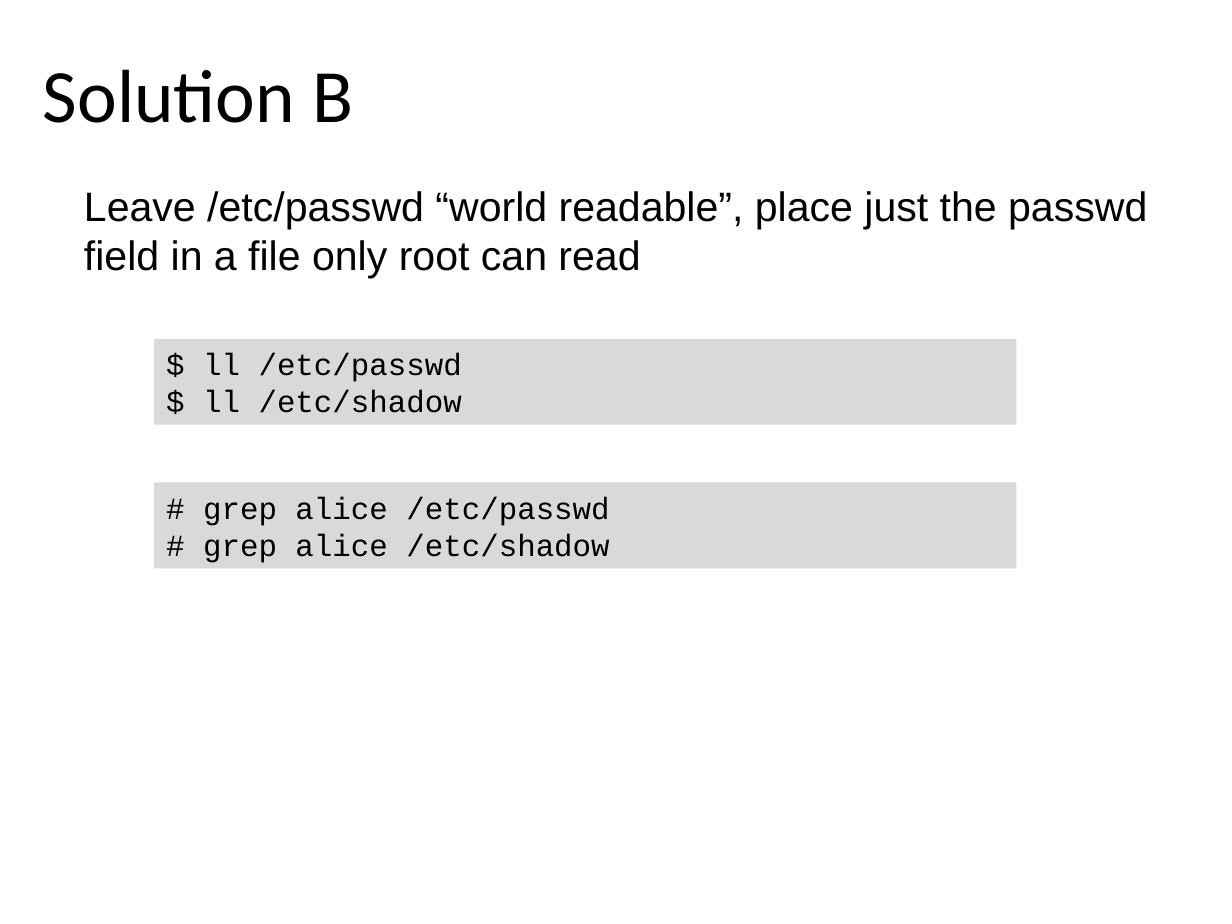
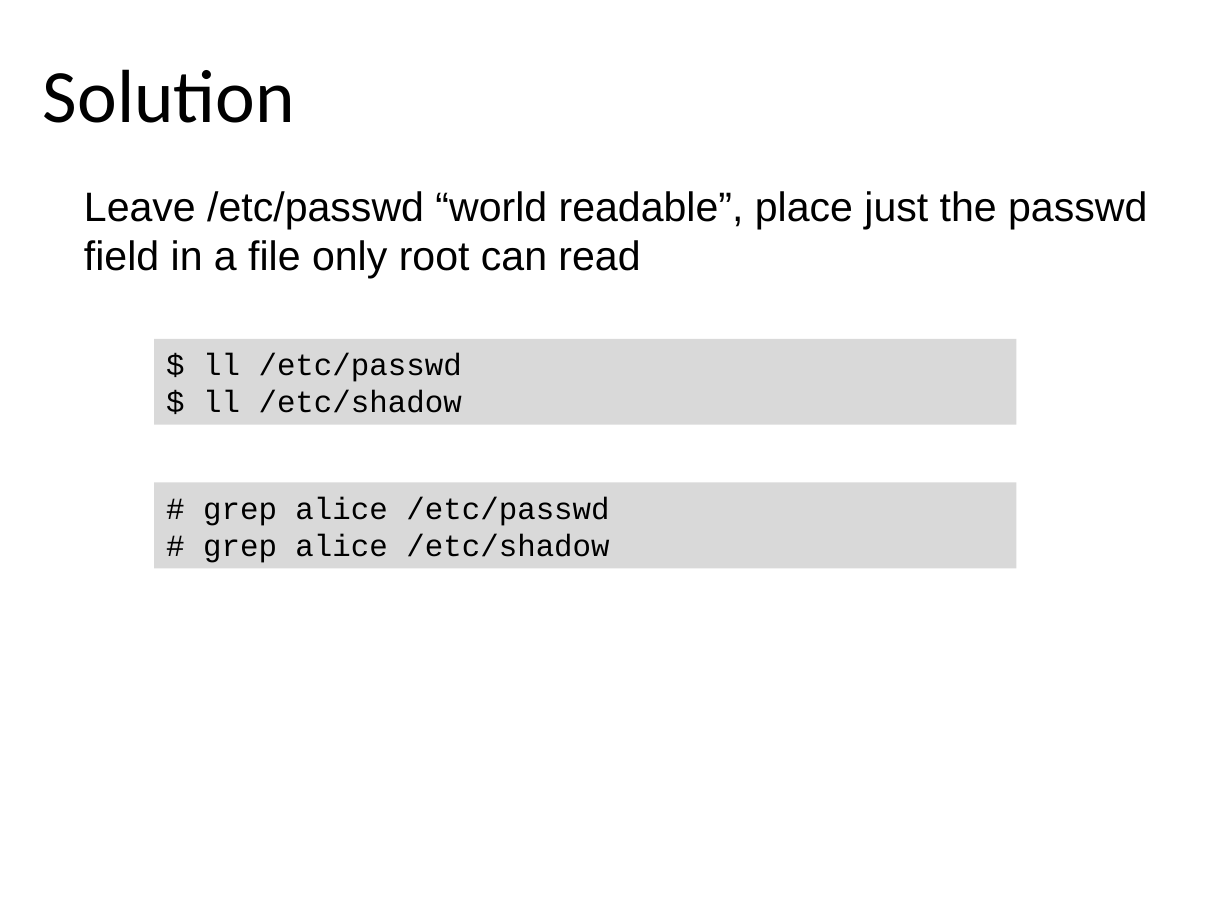
Before and after one commit to profjamesmohawk/LinAdmin, a slide deck: slide 8 of UsersAndGroups/UsersAndGroups.odp (slide 9 before the commit). Drawn at 1232x924 pixels with LibreOffice and Linux fonts; fonts in the diff are those of the drawing; background and template pictures are left out. Boxes give left, top, right and bottom in pixels: in the first picture for what was removed or moved away, otherwise in the second. Text is boxed around its words. In the diff, an @@ line names an element or a change of style, - is before the commit and + after.

```diff
--- a/UsersAndGroups/UsersAndGroups.odp
+++ b/UsersAndGroups/UsersAndGroups.odp
@@ title at bbox=[43, 69, 295, 123]: text changed @@
-Solution B
+Solution
```
Also in this commit, not shown: 2 slides added, 1 slide removed, 3 other files.
